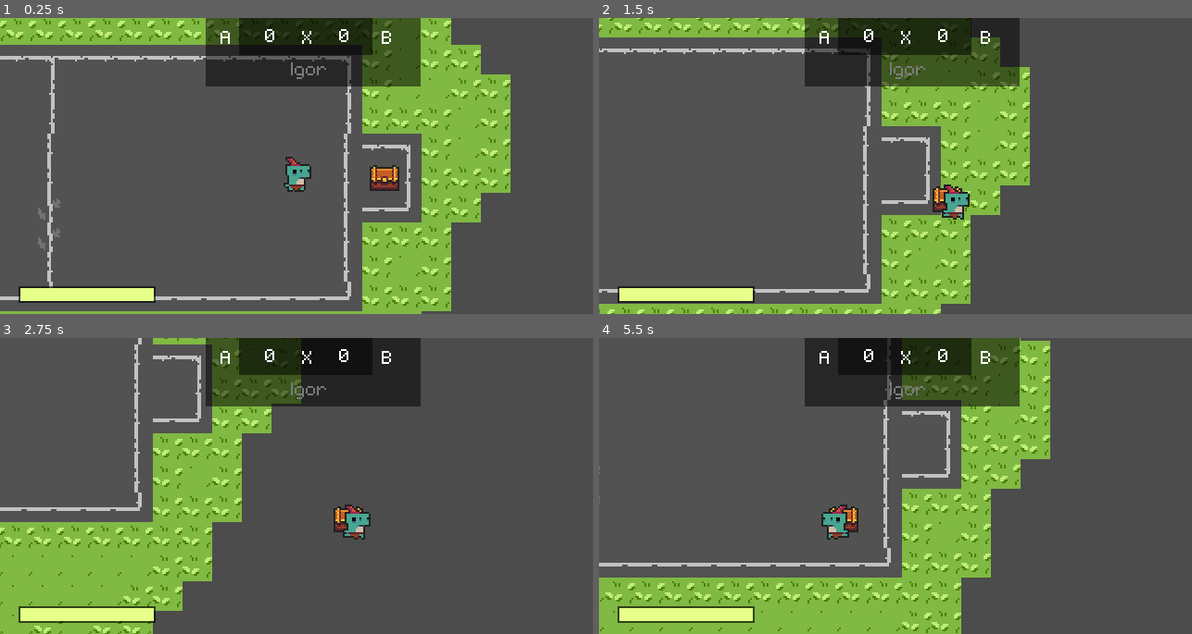
Above: before the commit, frames 1-4 (two rows, left to right).
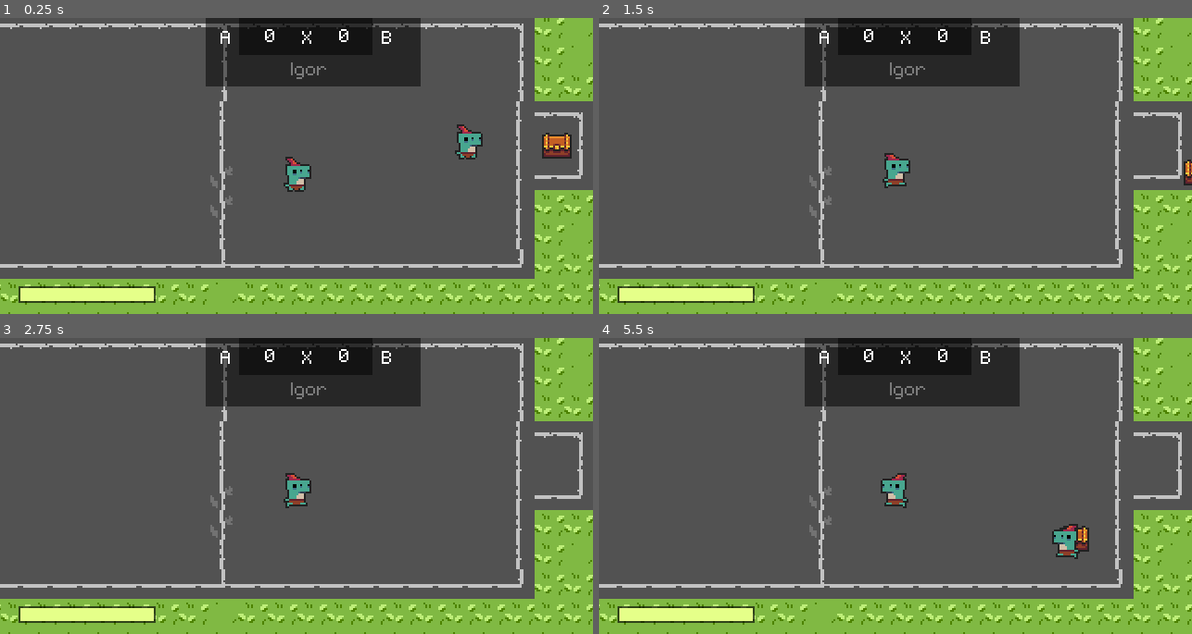
Above: after the commit, the same moments.

Repository: nulldreams/bandeirinha
Game: Godot game, scene res://Scenes/Main.tscn
Same seed, same stepped clock (60 frames per second), same inputs: the game is played once before the commit and once after it.
Inputs:
- Up to frame 1 (0.25 s): no input
- Up to frame 2 (1.5 s): tap Enter at 0.5 s; hold Right (ui_right) 0.53-1.28 s; tap F (ui_accept) at 0.77 s; hold Down (ui_down) from 1.28 s (still down)
- Up to frame 3 (2.75 s): tap F (ui_accept) at 1.52 s; release Down (ui_down) at 2.03 s; hold Right (ui_right) from 2.03 s (still down)
- Up to frame 4 (5.5 s): release Right (ui_right) at 2.78 s; hold Up (ui_up) 2.78-3.53 s; tap F (ui_accept) at 3.02, 3.77, 4.52 s; hold Left (ui_left) 3.53-5.03 s; hold Down (ui_down) from 5.03 s (still down)

The runs differ from the first frame. In frame 1, 39% of the frame differs, in the area x 0-100%, y 0-100%; in frame 2, 35%; in frame 3, 36%; in frame 4, 33%.
Error before the commit: Attempt to call function 'get_collider' in base 'null instance' on a null instance. (res://Entities/Player/Player.gd:43)
Error after the commit: Attempt to call function 'get_collider' in base 'null instance' on a null instance. (res://Entities/Player/Player.gd:44)

Commit message:
feat: create gui

Diff:
--- a/Entities/Player/Player.gd
+++ b/Entities/Player/Player.gd
@@ -8,6 +8,7 @@
 
 enum Team { A, B }
 export(Team) var team = Team.A
+export var main_player = true
 
 var MAX_SPEED = 500
 var ACCELERATION = 2000
@@ -55,7 +56,10 @@
 	animates_player(direction)
 	state_machine(direction)
 	previous_state = state
-	move_and_collide(movement)
+	if main_player:
+		move_and_collide(movement)
+	else:
+		$Camera2D.current = false
 
 func animates_player(direction: Vector2):
 	if direction != Vector2.ZERO:
@@ -95,3 +99,9 @@
 
 func drop_flag():
 	carry_flag = false
+
+func freeze_player():
+	$Sprite.modulate = Color(0, 0, 1)
+
+func _on_ColisionArea_body_entered(body):
+	print(body.team != team)
--- a/Entities/Player/Player.tscn
+++ b/Entities/Player/Player.tscn
@@ -42,7 +42,10 @@
 } ]
 
 [sub_resource type="RectangleShape2D" id=2]
-extents = Vector2( 8, 6 )
+extents = Vector2( 5, 6 )
+
+[sub_resource type="CircleShape2D" id=3]
+radius = 11.0
 
 [node name="Player" type="KinematicBody2D"]
 script = ExtResource( 9 )
@@ -50,7 +53,7 @@
 [node name="Sprite" type="AnimatedSprite" parent="."]
 frames = SubResource( 1 )
 animation = "idle_with_flag"
-frame = 2
+frame = 1
 playing = true
 
 [node name="CollisionShape2D" type="CollisionShape2D" parent="."]
@@ -61,3 +64,10 @@
 current = true
 drag_margin_h_enabled = true
 drag_margin_v_enabled = true
+
+[node name="ColisionArea" type="Area2D" parent="."]
+
+[node name="CollisionShape2D" type="CollisionShape2D" parent="ColisionArea"]
+position = Vector2( 0, 6 )
+shape = SubResource( 3 )
+[connection signal="body_entered" from="ColisionArea" to="." method="_on_ColisionArea_body_entered"]
--- a/Scenes/Main.tscn
+++ b/Scenes/Main.tscn
@@ -46,5 +46,11 @@
 [node name="Player" parent="World" instance=ExtResource( 1 )]
 position = Vector2( 396.403, 65.2619 )
 player_speed = 100
+
+[node name="Player2" parent="World" instance=ExtResource( 1 )]
+position = Vector2( 303.745, 82.867 )
+player_speed = 100
+team = 1
+main_player = false
 [connection signal="body_entered" from="World/TileMap/Camp" to="World/TileMap/Camp" method="_on_Camp_body_entered"]
 [connection signal="body_entered" from="World/TileMap/Camp2" to="World/TileMap/Camp2" method="_on_Camp2_body_entered"]
Not shown: 1 places in Entities/Player/Player.tscn that only renumber resources
